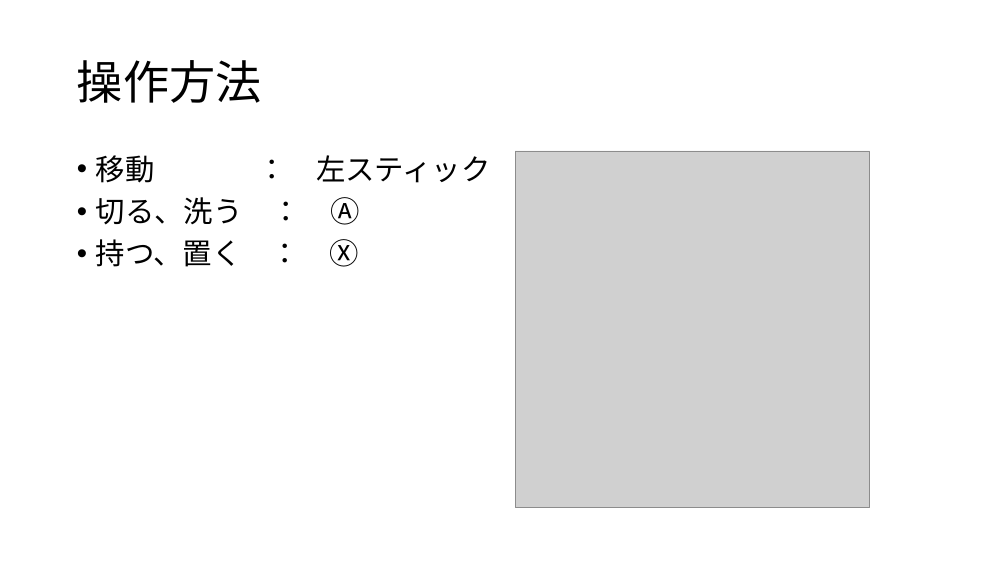
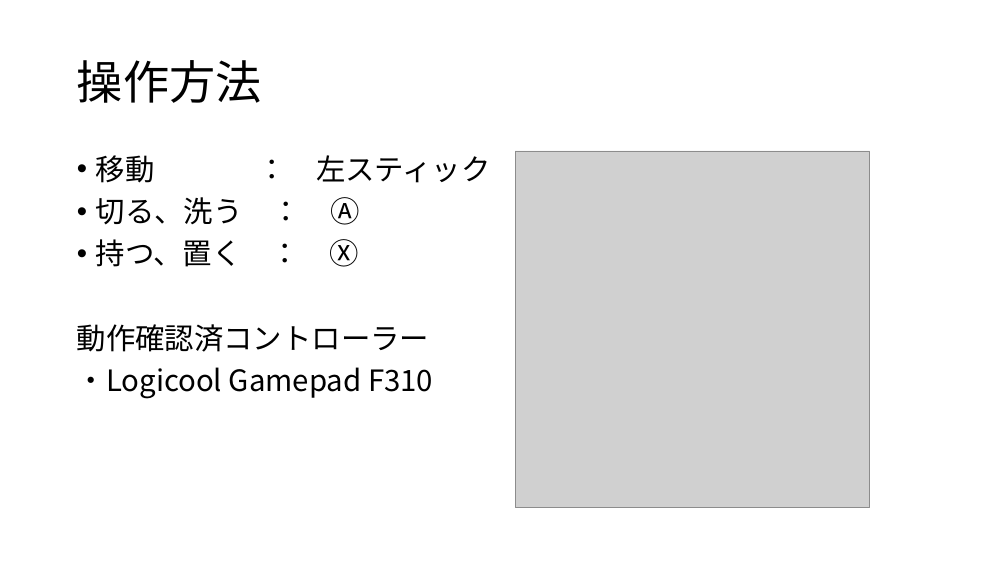
Before and after one commit to kyotento/KyotEngine, a slide deck: slide 7 of ポートフォリオ(仮).pptx (slide 6 before the commit). Drawn at 1008x567 pixels with LibreOffice and Linux fonts; fonts in the diff are those of the drawing; grey boxes stand for pictures. Boxes give left, top, right and bottom in pixels: in the first picture for what was removed or moved away, otherwise in the second. Text is boxed around its words. In the diff, an @@ line names an element or a change of style, - is before the commit and + after.

```diff
--- a/ポートフォリオ(仮).pptx
+++ b/ポートフォリオ(仮).pptx
@@ text at (77, 324, 433, 399): paragraphs added @@
+動作確認済コントローラー
+・Logicool Gamepad F310
```
Also in this commit, not shown: 1 slide added, 7 other files.
